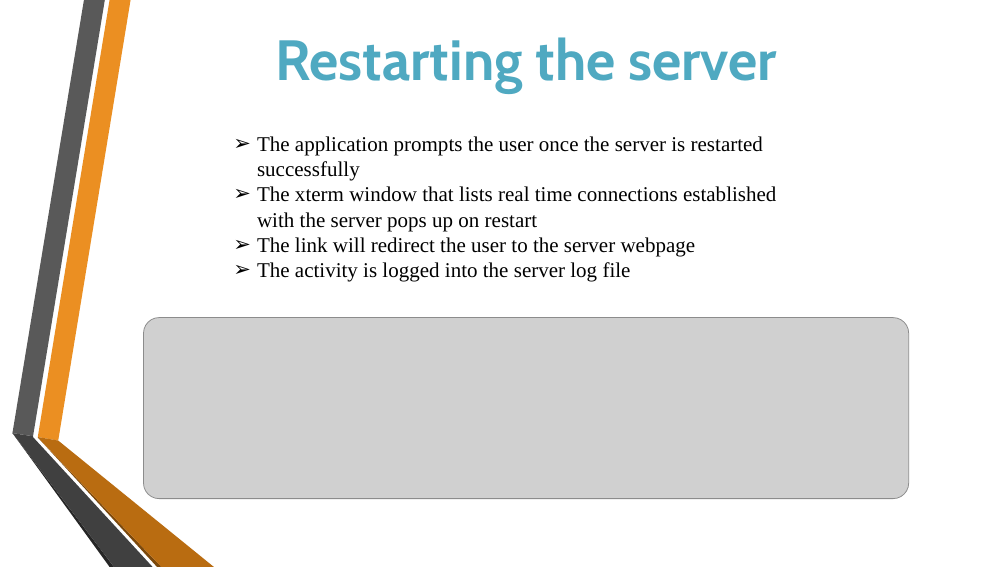
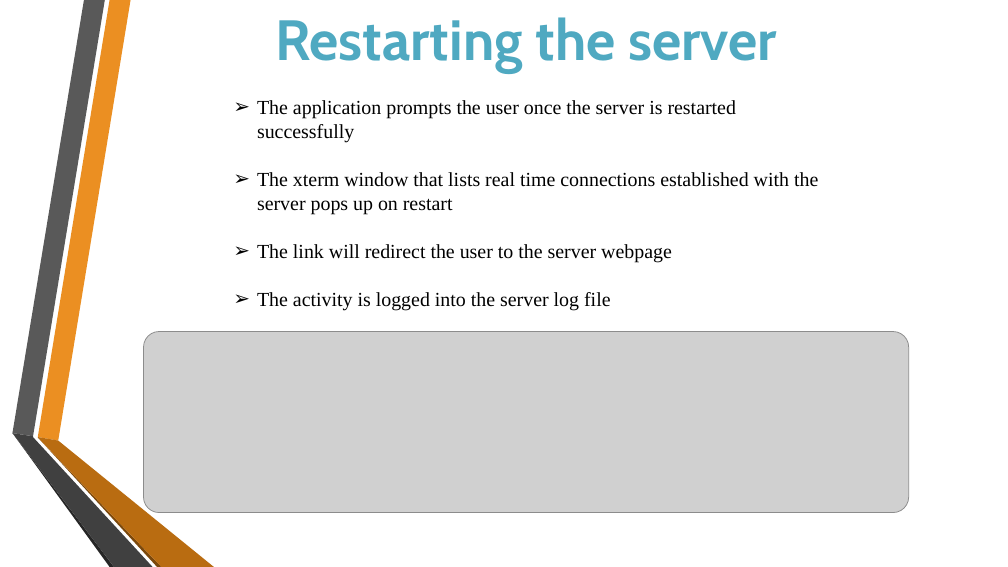
Before and after one commit to krithick14/EZ-ADMIN, a slide deck: slide 5 of Docs/Project.pptx. Drawn at 1008x567 pixels with LibreOffice and Linux fonts; fonts in the diff are those of the drawing; grey boxes stand for pictures; background and template pictures are left out. Boxes give left, top, right and bottom in pixels: in the first picture for what was removed or moved away, otherwise in the second. Text is boxed around its words. In the diff, an @@ line names an element or a change of style, - is before the commit and + after.

```diff
--- a/Docs/Project.pptx
+++ b/Docs/Project.pptx
@@ text "Restarting the server": place and size @@
-text "Restarting the server" at box(275, 37, 777, 93)
+text "Restarting the server" at box(275, 17, 777, 73)
@@ text "The application prompts the user ...": place and size @@
-text "The application prompts the user ..." at box(257, 136, 776, 282)
+text "The application prompts the user ..." at box(257, 100, 818, 311)
@@ text "The application prompts the user ..." at box(257, 100, 818, 311): size 20 to 19 pt @@
@@ picture: place and size @@
-picture at box(144, 318, 909, 498)
+picture at box(144, 332, 909, 513)
```
Also in this commit, not shown: 10 other slides changed.
